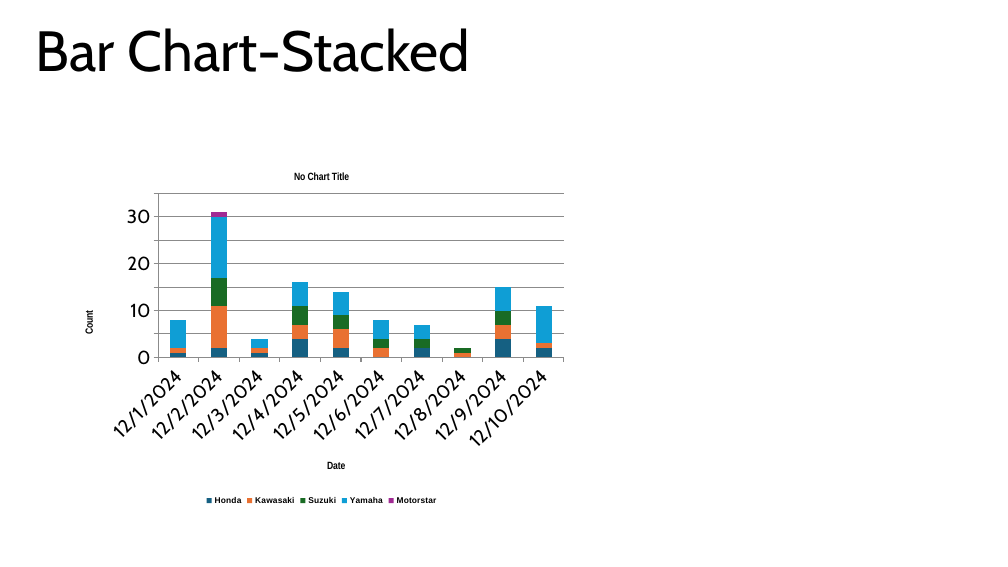
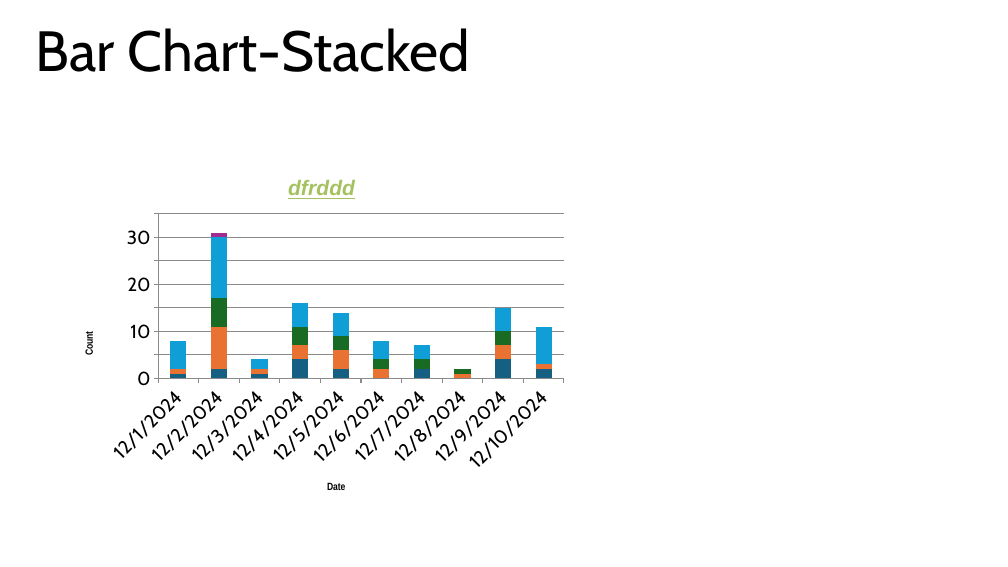
Before and after one commit to AShinra/pptcharts, a slide deck: slide 1 of Output/output_presentation4.pptx. Drawn at 1008x567 pixels with LibreOffice and Linux fonts; fonts in the diff are those of the drawing. Boxes give left, top, right and bottom in pixels: in the first picture for what was removed or moved away, otherwise in the second. Text is boxed around its words. In the diff, an @@ line names an element or a change of style, - is before the commit and + after.

```diff
--- a/Output/output_presentation4.pptx
+++ b/Output/output_presentation4.pptx
@@ column stacked chart at bbox=[70, 160, 575, 508] @@
@@ title "No Chart Title" to "dfrddd" @@
-Honda: 1, 2, 1, 4, 2, 0, 2, 0, 4, 2
+Series 1: 1, 2, 1, 4, 2, 0, 2, 0, 4, 2
-Kawasaki: 1, 9, 1, 3, 4, 2, 0, 1, 3, 1
+Series 2: 1, 9, 1, 3, 4, 2, 0, 1, 3, 1
-Suzuki: 0, 6, 0, 4, 3, 2, 2, 1, 3, 0
+Series 3: 0, 6, 0, 4, 3, 2, 2, 1, 3, 0
-Yamaha: 6, 13, 2, 5, 5, 4, 3, 0, 5, 8
+Series 4: 6, 13, 2, 5, 5, 4, 3, 0, 5, 8
-Motorstar: 0, 1, 0, 0, 0, 0, 0, 0, 0, 0
+Series 5: 0, 1, 0, 0, 0, 0, 0, 0, 0, 0
@@ legend changed @@
```
Also in this commit, not shown: 1 other file.
